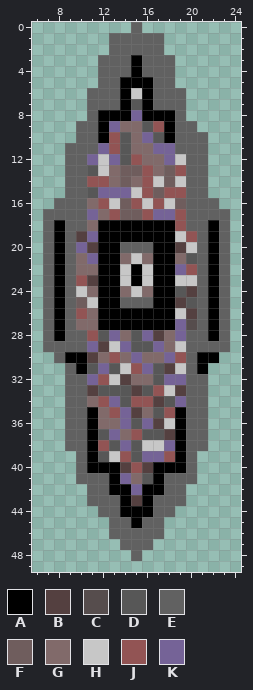
Pixel-art sprite, stored at sprites/boat1.png. Above: the version before the commit.
The file is 32x50 pixels. Shown: x 6..24, y 0..49.
Palette (. is transparent): A #000000  B #544040  C #564d4d  D #575757  E #616161  F #6f5d5d  G #816a6a  H #c7c7c7  J #925454  K #756397
Pixels before, first column x 7:
 0 ........E........
 1 ......EEEEE......
 2 ......EEEEE......
 3 .....EEEAEEE.....
 4 .....EEEAEEE.....
 5 .....EEAAAEE.....
 6 ....EEEAHAEEE....
 7 ....EEEADAEEE....
 8 ....EAAAKAAAE....
 9 ...EEAKGGDJAEE...
10 ...EEAJDGKDAEEE..
11 ..EEEKJDGGKKEEE..
12 ..EEKHKDJGGKHEE..
13 ..EEDHGFFJGFJEE..
14 ..EEJJGFGJHFHEE..
15 ..EEDKKKHJFJJEE..
16 .EEEGJHFJHJHFEEE.
17 EEEEKGJFFJKKJEEEE
18 EAEEGAAAAAAAJEEAE
19 EAEBKAAAAAAAHJEAE
20 EAEKBAAEEEAABHEAE
21 EAEGKAAGHGAAGDEAE
22 EAEGGAAHAHAAKJEAE
23 EAEJBAAHAHAAHHEAE
24 EAEHGAAGHGAADBEAE
25 EAEFHAAEEEAABDEAE
26 EAEJGAAAAAAAHBEAE
27 EAEGGAAAAAAAKCEAE
28 EAEEJDKGDKBGKEEAE
29 EEEEKBHKDDKGHEEEE
30 .EAABGJGKGGKJEAA.
31 ..EADKDHJKDBHEA..
32 ..EEKJHBGGDKKEE..
33 ..EEBDDDBDJHBEE..
34 ..EEGJKDJJBDKEE..
35 ..EEAGJKBGDJAEE..
36 ..EEAGGKDKBHAEE..
37 ..EEADKGJDDBAEE..
38 ..EEAJDKDHHKAEE..
39 ...EADHJDKKJAE...
40 ...EAAABJBAAAE...
41 ...EEEAKGDAEEE...
42 ....EEAAKAAEE....
43 ....EEEABAEEE....
44 .....EEAAAEE.....
45 ......EEAEE......
46 ......EEEEE......
47 .......EEE.......
48 ........E........
And afterwards:
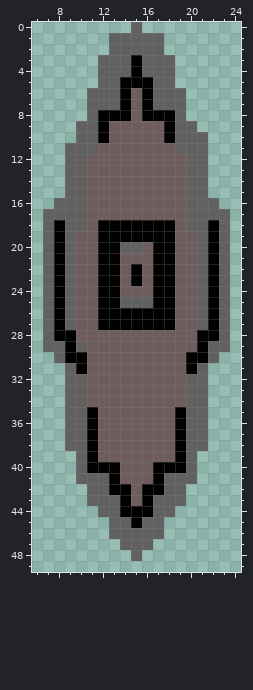
Diff:
Changed rows in their new state; - is an unchanged pixel.
first column x 9:
 6 ------F-------
 7 ------F-------
 8 ------F-------
 9 ----FFFFF-----
10 ----FFFFF-----
11 ---FFFFFFF----
12 --FFFFFFFFF---
13 --FFF--FF-F---
14 --FFF-FFF-F---
15 --FFFFFF-FF---
16 --FFF-FFFF----
17 --FFF--FFFF---
18 --F-------F---
19 -FF-------FF--
20 -FF----F--FF--
21 -FF--FFF--FF--
22 -FF--F-F--FF--
23 -FF--F-F--FF--
24 -FF--FFF--FF--
25 --F-------FF--
26 -FF-------FF--
27 -FF-------FF--
28 AFFFFFFFFFFFA-
29 A-FFFFFFFFFFA-
30 --FFFFFFFFFA-E
31 --FFFFFFFFFAE-
32 --FFFFFFFFF---
33 --FFFFFFFFF---
34 --FFFFFFFFF---
35 ---FFFFFFF----
36 ---FFFFFFF----
37 ---FFFFFFF----
38 ---FFFFFFF----
39 ---FFFFFFF----
40 -----FFF------
41 -----FFF------
42 ------F-------
43 ------F-------
Boxes around the changes in both pictures, in picture pixels (x1, y1, x2, y2):
changed: (65, 88, 219, 506)
